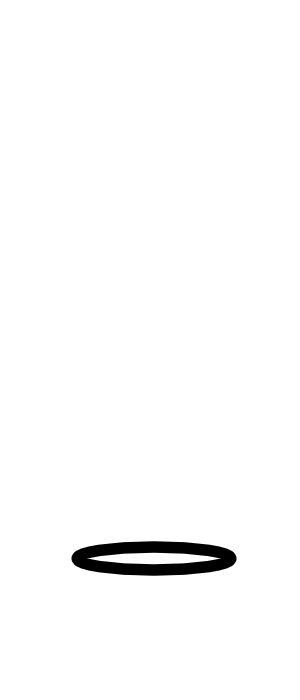
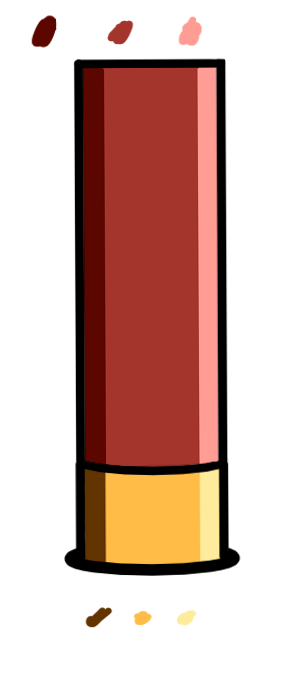
Layered file, before and after one edit (300x700). Changes by layer:
moved "Paint Layer 2" (1st of 2) above "Paint Layer 2", painted on it over [31, 15, 241, 628]
added layer "Paint Layer 2" (2nd of 2) above "Paint Layer 3" over [31, 15, 229, 512]
painted on "Paint Layer 3" over [64, 448, 241, 628]
